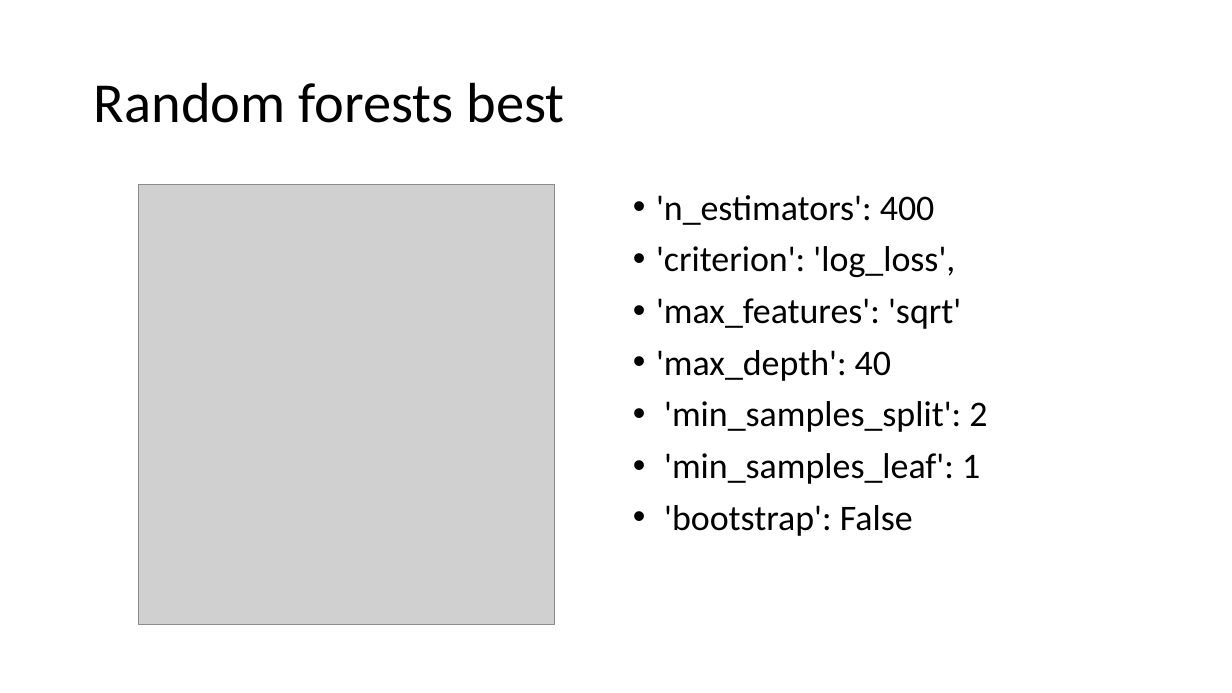
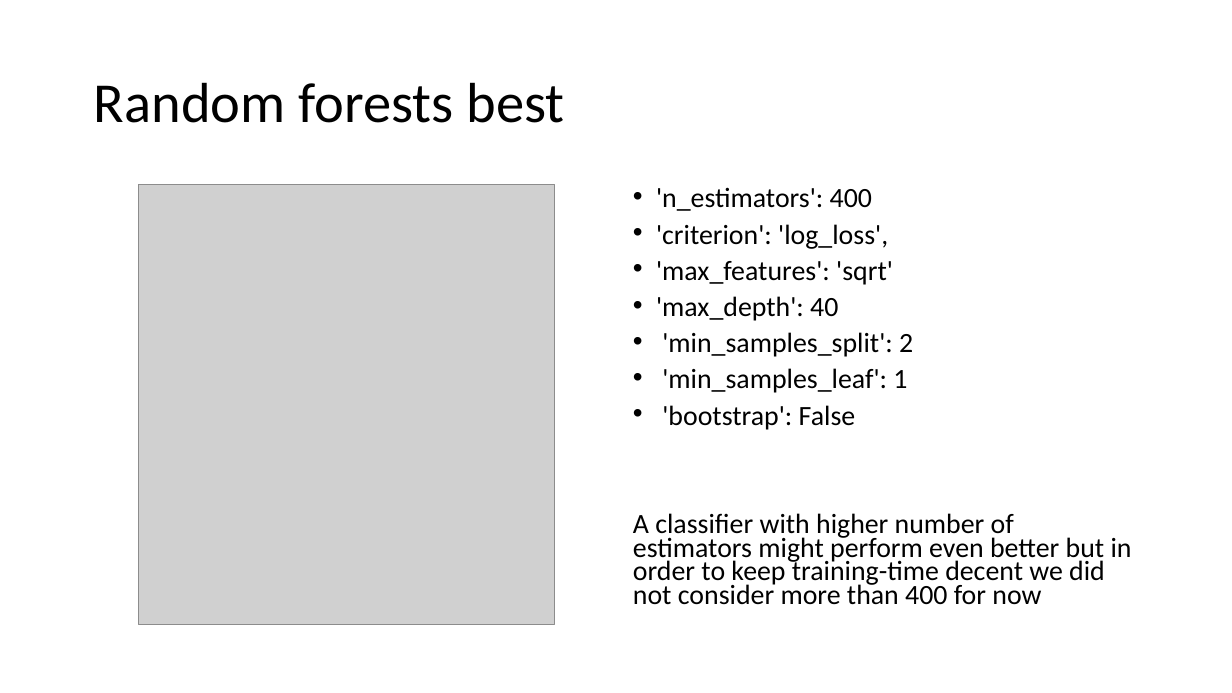
Before and after one commit to sandroassek/SS23_UE_MLPC, a slide deck: slide 17 of Task_3_1.pptx. Drawn at 1232x693 pixels with LibreOffice and Linux fonts; fonts in the diff are those of the drawing; grey boxes stand for pictures. Boxes give left, top, right and bottom in pixels: in the first picture for what was removed or moved away, otherwise in the second. Text is boxed around its words. In the diff, an @@ line names an element or a change of style, - is before the commit and + after.

```diff
--- a/Task_3_1.pptx
+++ b/Task_3_1.pptx
@@ text at (x1=656, y1=187, x2=913, y2=430): size 28 to 21.7 pt in "'n_estimators': 400", "'criterion': 'log_loss',", "'max_features': 'sqrt'", "'max_depth': 40" and 3 more places; line spacing 0.9 to 0.7 @@
@@ text at (x1=633, y1=513, x2=1132, y2=605): paragraph added @@
+A classifier with higher number of estimators might perform even better but in order to keep training-time decent we did not consider more than 400 for now
```
Also in this commit, not shown: 2 other slides changed.
